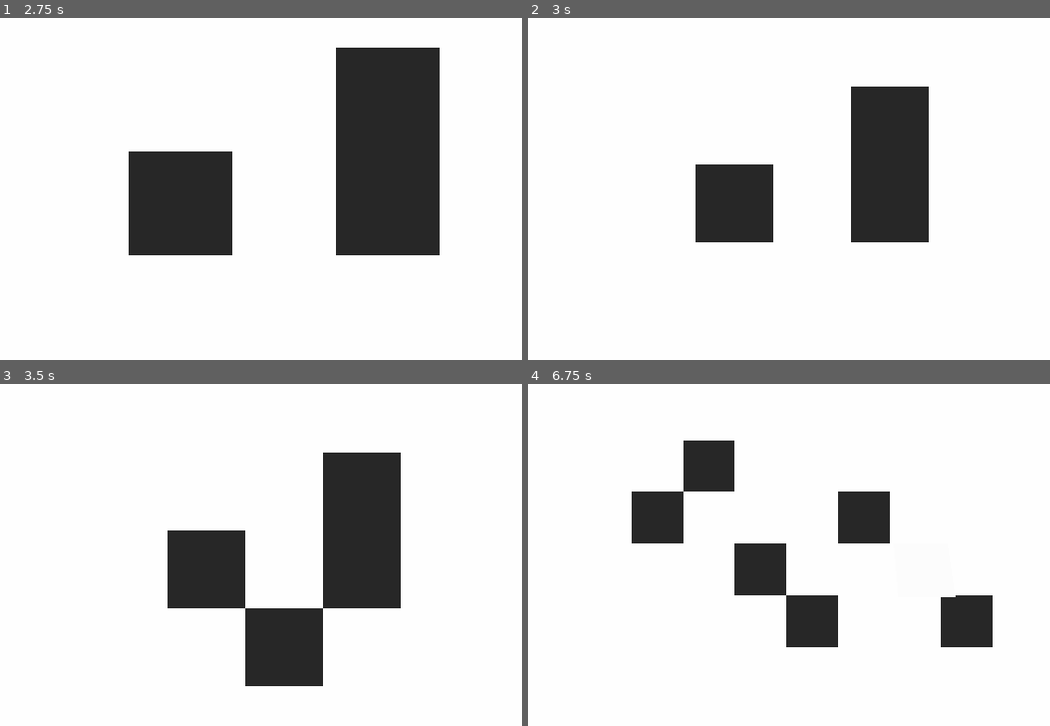
Above: before the commit, frames 1-4 (two rows, left to right).
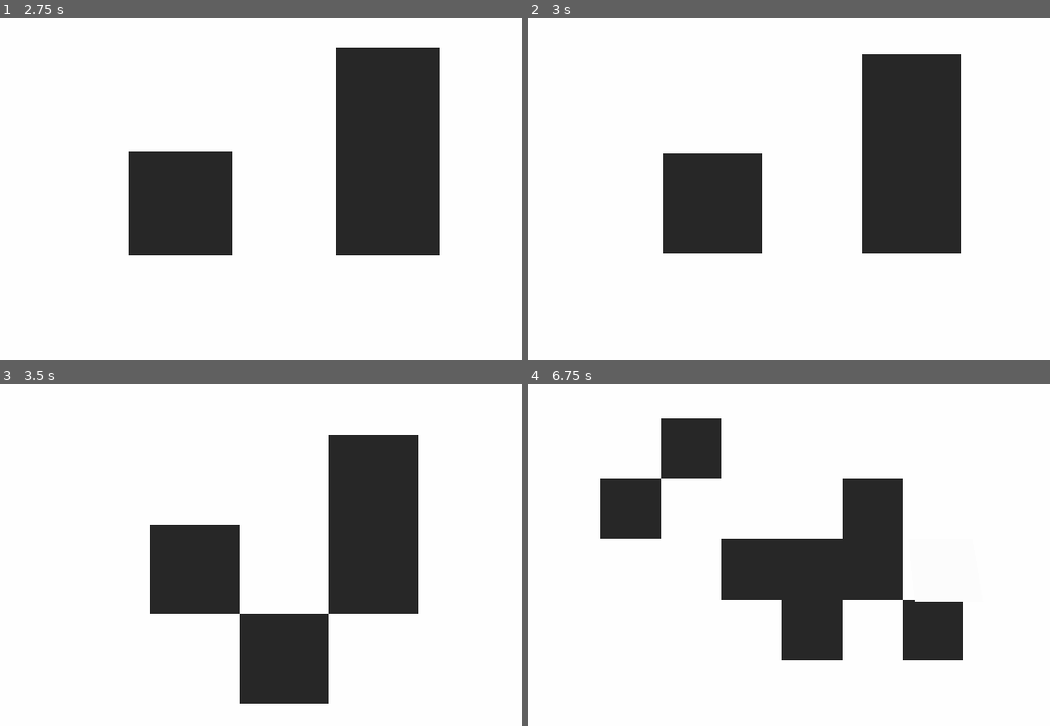
Above: after the commit, the same moments.

Repository: Eturnip/LD45
Game: Godot game, scene res://Assets/Scenes/Main.tscn
The game is run twice, just before and just after one commit, with the same random seed, the same clock (stepped at 60 frames per second) and the same inputs.
Inputs (mouse positions are in pixels of both pictures, inside the frame that each line leads up to):
- Up to frame 1 (2.75 s): tap Enter at 0.5 s; move the mouse to (448, 182) at 0.52 s; press the mouse at (448, 182) at 0.53 s; move the mouse to (135, 226) at 1.27 s; release the mouse at (135, 226) at 1.28 s; click (135, 226) at 1.35 s; move the mouse to (360, 106) at 2.02 s; press the mouse at (360, 106) at 2.03 s
- Up to frame 2 (3 s): move the mouse to (773, 291) at 2.77 s; release the mouse at (773, 291) at 2.78 s; click (773, 291) at 2.85 s
- Up to frame 3 (3.5 s): no input
- Up to frame 4 (6.75 s): move the mouse to (1034, 633) at 3.52 s; press the mouse at (1034, 633) at 3.53 s; move the mouse to (590, 503) at 4.27 s; release the mouse at (590, 503) at 4.28 s; click (590, 503) at 4.35 s; move the mouse to (851, 568) at 5.02 s; press the mouse at (851, 568) at 5.03 s; move the mouse to (700, 459) at 5.77 s; release the mouse at (700, 459) at 5.78 s; click (700, 459) at 5.85 s; move the mouse to (976, 548) at 6.52 s; press the mouse at (976, 548) at 6.53 s

Frame 1 is identical in both runs. In frame 2, 9.3% of the frame differs, in the area x 25-83%, y 10-69%; in frame 3, 6.3%; in frame 4, 12%, in the area x 13-90%, y 10-81%.

Commit message:
smooth camera

Diff:
--- a/Assets/Scenes/Main.tscn
+++ b/Assets/Scenes/Main.tscn
@@ -27,3 +27,5 @@
 [node name="Tween" type="Tween" parent="cameraRig"]
 
 [node name="Target" type="Spatial" parent="."]
+
+[node name="Path" type="Path" parent="."]
--- a/Assets/Scripts/Camera.gd
+++ b/Assets/Scripts/Camera.gd
@@ -8,8 +8,8 @@
 var zMax=0
 var zMin=0
 var vec3 : Vector3
-onready var target = $"../../Target".translation
-#var rig = get_parent()
+onready var target :Vector3 = $"../../Target".translation
+onready var rig = $".."
 
 # Called when the node enters the scene tree for the first time.
 func _ready():
@@ -29,7 +29,8 @@
 		zDist=zMax-zMin
 		print("zDist",zDist)
 		vec3.y=zDist
-		movetarget()
+		target = vec3
+		#movetarget()
 		zMax = 0
 		zMin = 0
 
@@ -38,9 +39,9 @@
 	#vec3 = pos - vec3
 	target = vec3
 	print(target)
-	get_parent().transform.origin = vec3
+	#get_parent().transform.origin = vec3
 
 
-#func _process(delta):
-
+func _process(delta):
+	rig.translation = rig.translation.linear_interpolate((target),delta)
 #	zDist = zMax - zMin
--- a/Assets/Scripts/cameraRig.gd
+++ b/Assets/Scripts/cameraRig.gd
@@ -7,17 +7,15 @@
 onready var my_tween = get_node("Tween")
 onready var target_position = $"../Target".translation
 
+func _ready():
+	pass # Replace with function body.
+
+
 #func _process(delta):
 
-    #my_tween.interpolate_property(self,"translation",my_camera.translation,target_position,delta,Tween.TRANS_LINEAR,Tween.EASE_IN_OUT)
-    #my_tween.start()
+	#my_tween.interpolate_property($".","translation",my_camera.translation,target_position,0.5,Tween.TRANS_QUART,Tween.EASE_IN_OUT)
+	#my_tween.follow_method($".", "translation", $".".translation, $".", "translation", 2.0, Tween.TRANS_LINEAR, Tween.EASE_IN_OUT, 0)
+	#my_tween.start()
 
 	#my_tween.interpolate_property(self, "translation", my_camera.translation, target_position, 1, Tween.TRANS_LINEAR, Tween.EASE_OUT_IN)
 	#my_tween.start()
-# Called when the node enters the scene tree for the first time.
-func _ready():
-	pass # Replace with function body.
-
-# Called every frame. 'delta' is the elapsed time since the previous frame.
-#func _process(delta):
-#	pass
